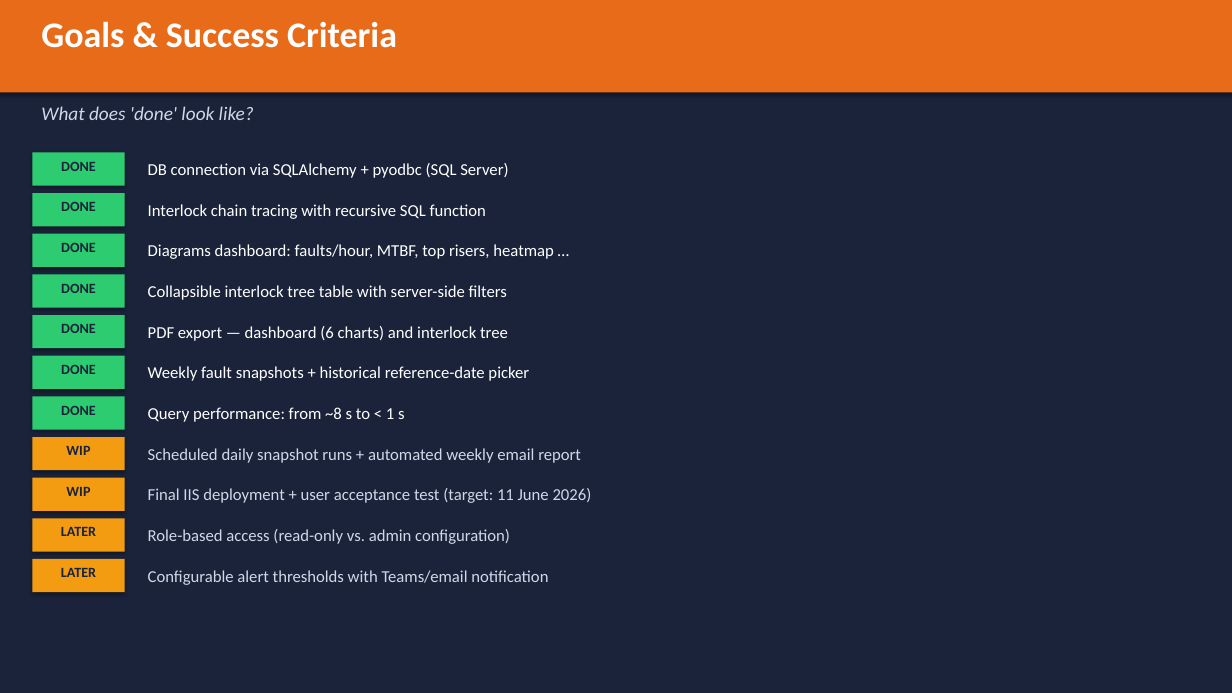
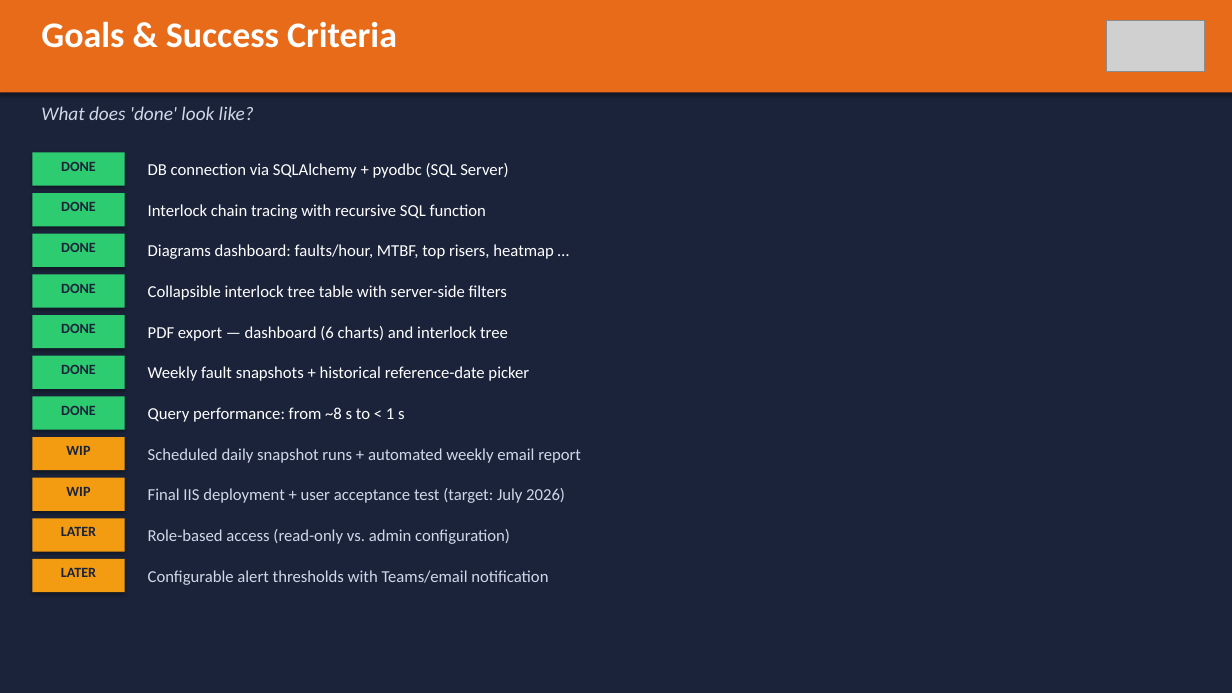
Before and after one commit to bucofski/First_Faults_GUI, a slide deck: slide 9 of presentations/FirstFaults_Presentation.pptx (slide 8 before the commit). Drawn at 1232x693 pixels with LibreOffice and Linux fonts; fonts in the diff are those of the drawing; grey boxes stand for pictures. Boxes give left, top, right and bottom in pixels: in the first picture for what was removed or moved away, otherwise in the second. Text is boxed around its words. In the diff, an @@ line names an element or a change of style, - is before the commit and + after.

```diff
--- a/presentations/FirstFaults_Presentation.pptx
+++ b/presentations/FirstFaults_Presentation.pptx
@@ picture added at <box>1106,20,1204,71</box> @@
@@ text at <box>148,488,565,503</box>: text changed @@
-Final IIS deployment + user acceptance test (target: 11 June 2026)
+Final IIS deployment + user acceptance test (target: July 2026)
```
Also in this commit, not shown: 13 other slides changed, 1 slide added, 4 other files.
